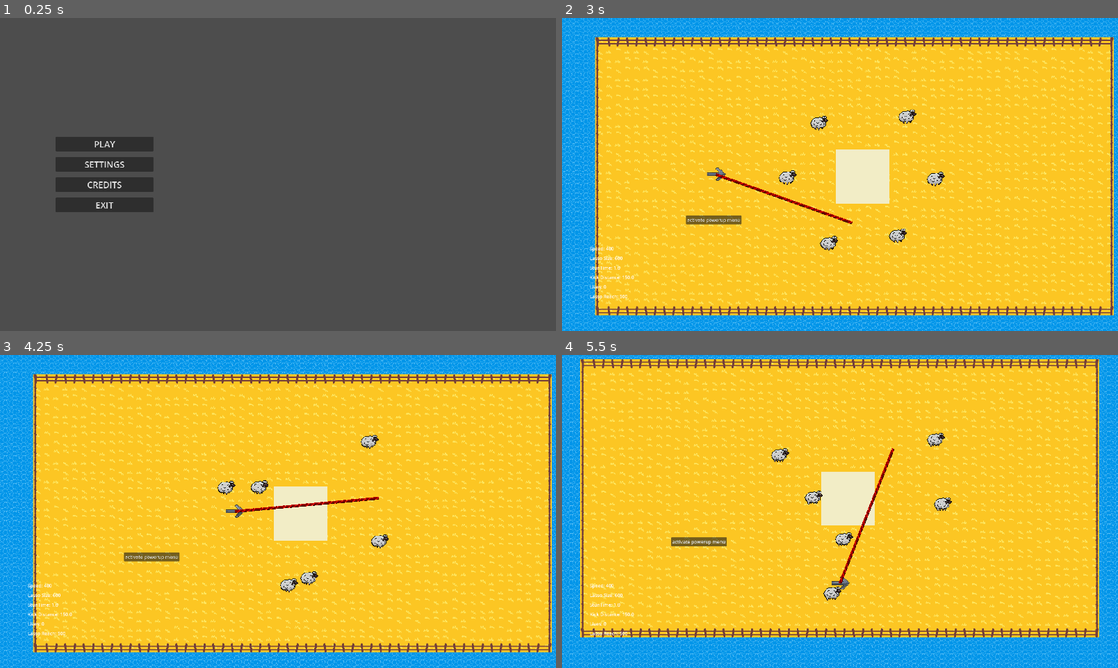
Above: before the commit, frames 1-4 (two rows, left to right).
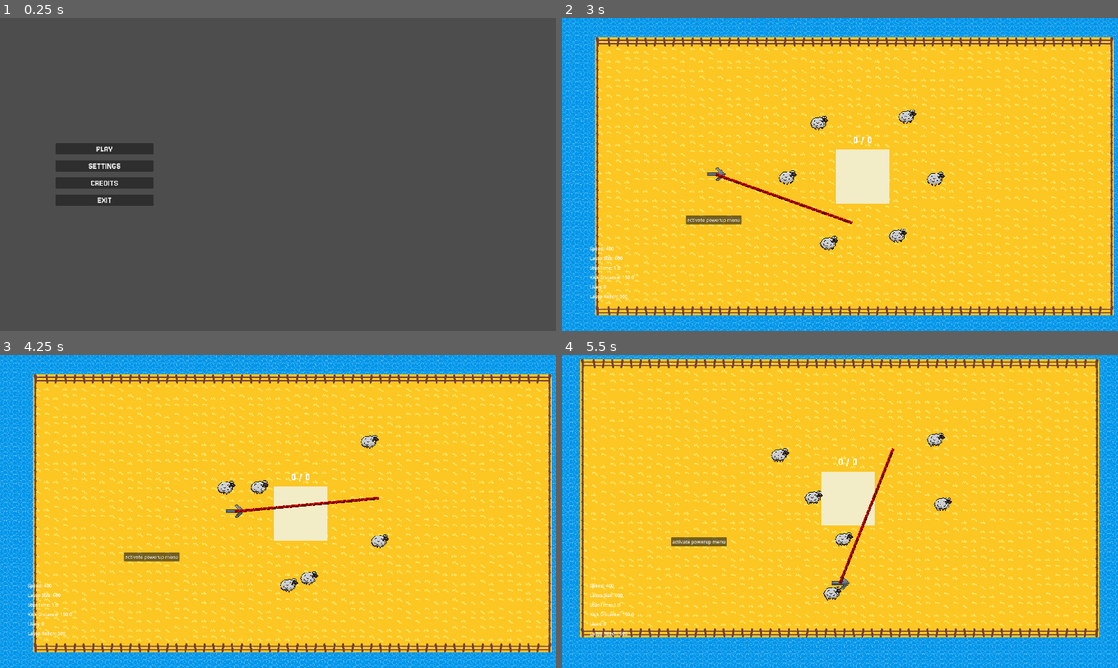
Above: after the commit, the same moments.

Repository: kinghos/GMTK-Game-Jam-2025
Game: Godot game, scene res://scenes/ui/title_screen.tscn
Two runs of this game, one before a commit and one after it. Both use one fixed random seed, a clock stepped at 60 frames per second and the inputs below.
Inputs (mouse positions are in pixels of both pictures, inside the frame that each line leads up to):
- Up to frame 1 (0.25 s): no input
- Up to frame 2 (3 s): click "PLAY" at 0.5 s; click (1090, 305) at 1.25 s; click (1090, 305) at 2 s; click (1095, 309) at 2.75 s
- Up to frame 3 (4.25 s): move the mouse to (400, 495) at 3.52 s; hold Right (Right) from 3.53 s (still down); hold Space (Kick) from 3.53 s (still down); click (400, 495) at 3.67 s
- Up to frame 4 (5.5 s): move the mouse to (728, 527) at 4.27 s; release Right (Right) at 4.28 s; release Space (Kick) at 4.28 s; hold S (Down) 4.28-5.03 s; tap Space (Kick) at 4.35 s; move the mouse to (895, 442) at 5.02 s; hold Right (Right) from 5.03 s (still down); hold Space (Kick) from 5.03 s (still down)

The runs differ from the first frame. In frame 1, 1.6% of the frame differs, in the area x 10-28%, y 38-62%; in frame 2, less than 0.1%; in frame 3, less than 0.1%; in frame 4, less than 0.1%.

Commit message:
Added font, updated pens to show max

Diff:
--- a/scenes/animals/animal.tscn
+++ b/scenes/animals/animal.tscn
@@ -1,8 +1,7 @@
-[gd_scene load_steps=8 format=3 uid="uid://c730r02j0a3ic"]
+[gd_scene load_steps=7 format=3 uid="uid://c730r02j0a3ic"]
 
 [ext_resource type="Script" uid="uid://bodcxjeobaic" path="res://scenes/animals/animal.gd" id="1_a68rm"]
 [ext_resource type="Texture2D" uid="uid://cjv6h5aem5r4u" path="res://assets/graphics/misc/star_particle.png" id="2_4f3xh"]
-[ext_resource type="Texture2D" uid="uid://dg5irpu268sb7" path="res://assets/graphics/misc/menu_arrow_hovering.png" id="3_qmecq"]
 [ext_resource type="Script" uid="uid://ffs1brga2vho" path="res://scenes/animals/offscreen_pointer.gd" id="3_to7qb"]
 
 [sub_resource type="Animation" id="Animation_dfea1"]
@@ -86,7 +85,6 @@
 one_shot = true
 
 [node name="OffscreenPointer" type="Sprite2D" parent="."]
-texture = ExtResource("3_qmecq")
 script = ExtResource("3_to7qb")
 
 [node name="AnimationPlayer" type="AnimationPlayer" parent="OffscreenPointer"]
--- a/scenes/levels/test_level.tscn
+++ b/scenes/levels/test_level.tscn
@@ -1,6 +1,7 @@
-[gd_scene load_steps=3 format=3 uid="uid://c8i5q6kc37s2"]
+[gd_scene load_steps=4 format=3 uid="uid://c8i5q6kc37s2"]
 
 [ext_resource type="PackedScene" uid="uid://dow5jdyygni3s" path="res://scenes/levels/base_level.tscn" id="1_jbqir"]
+[ext_resource type="PackedScene" uid="uid://di53xit540gqa" path="res://scenes/pen.tscn" id="2_fr1um"]
 [ext_resource type="PackedScene" uid="uid://cqbyf3duimude" path="res://scenes/animals/sheep.tscn" id="2_yautc"]
 
 [node name="Level2" instance=ExtResource("1_jbqir")]
@@ -17,6 +18,9 @@
 [node name="Right" parent="CameraBounds" index="3"]
 position = Vector2(3803, 272)
 
+[node name="Pen" parent="Pens" index="0" instance=ExtResource("2_fr1um")]
+position = Vector2(478, 544)
+
 [node name="Sheep" parent="Animals/Sheep" index="0" instance=ExtResource("2_yautc")]
 position = Vector2(227, 253)
 
@@ -24,4 +28,4 @@
 position = Vector2(893, 345)
 
 [node name="Sheep3" parent="Animals/Sheep" index="2" instance=ExtResource("2_yautc")]
-position = Vector2(1660, 127)
+position = Vector2(232, 410)
--- a/scenes/pen.gd
+++ b/scenes/pen.gd
@@ -3,6 +3,11 @@
 
 var animals_in_auto_kick_area: Array[BaseAnimal]
 var animals_in_pen_enclosure: Array[BaseAnimal]
+@export var max_animals: int
+@onready var animals_count_label: Label = $AnimalsCount
+
+func _process(delta: float) -> void:
+	animals_count_label.text = str(len(animals_in_pen_enclosure)) + " / " + str(max_animals)
 
 func _on_instant_kick_area_body_entered(body: Node2D) -> void:
 	if body is BaseAnimal:
--- a/scenes/pen.tscn
+++ b/scenes/pen.tscn
@@ -1,6 +1,7 @@
-[gd_scene load_steps=5 format=3 uid="uid://di53xit540gqa"]
+[gd_scene load_steps=6 format=3 uid="uid://di53xit540gqa"]
 
 [ext_resource type="Script" uid="uid://bablyi76071k6" path="res://scenes/pen.gd" id="1_ngeja"]
+[ext_resource type="Theme" uid="uid://cqid6eqdw6f54" path="res://scenes/ui/ui.tres" id="2_spjee"]
 
 [sub_resource type="RectangleShape2D" id="RectangleShape2D_lpxs5"]
 size = Vector2(166, 166)
@@ -75,6 +76,16 @@
 [node name="CollisionShape2D" type="CollisionShape2D" parent="InstantKickArea"]
 shape = SubResource("CircleShape2D_lpxs5")
 
+[node name="AnimalsCount" type="Label" parent="."]
+offset_left = -40.0
+offset_top = -145.0
+offset_right = 40.0
+offset_bottom = -122.0
+theme = ExtResource("2_spjee")
+theme_override_font_sizes/font_size = 37
+text = "0 / 6"
+horizontal_alignment = 1
+
 [connection signal="body_entered" from="PenEnclosure" to="." method="_on_pen_enclosure_body_entered"]
 [connection signal="body_exited" from="PenEnclosure" to="." method="_on_pen_enclosure_body_exited"]
 [connection signal="body_entered" from="InstantKickArea" to="." method="_on_instant_kick_area_body_entered"]
--- a/scenes/ui/ui.tres
+++ b/scenes/ui/ui.tres
@@ -1,4 +1,7 @@
-[gd_resource type="Theme" format=3 uid="uid://cqid6eqdw6f54"]
+[gd_resource type="Theme" load_steps=2 format=3 uid="uid://cqid6eqdw6f54"]
+
+[ext_resource type="FontFile" uid="uid://b701gf70p7pnh" path="res://assets/fonts/Jersey25-Regular.ttf" id="1_dhrac"]
 
 [resource]
+default_font = ExtResource("1_dhrac")
 default_font_size = 30
Binary file added: assets/fonts/Jersey25-Regular.ttf
Not shown, added: assets/fonts/Jersey25-Regular.ttf.import
Not shown, removed: assets/fonts/dummy.txt
